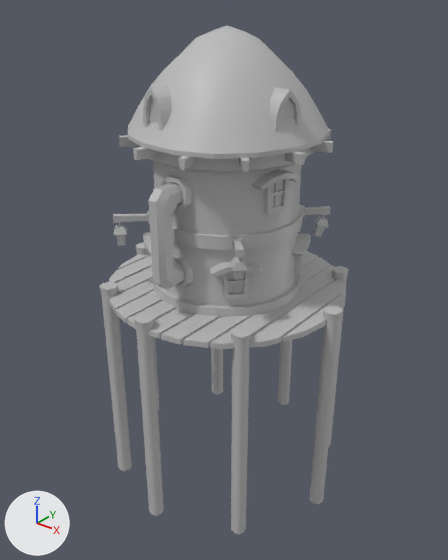
The FBX model Assets/Atlantis/Models/dcr_crew_port_01.fbx, before and after one commit.
Camera for both pictures: a camera (50 mm lens) standing at (0.246, -0.311, 0.197) and looking at (0.0, -0.003, 0.006). Every picture has the same lights, and +X, +Y and +Z are marked at lower left. Both versions are drawn at frame 56 of the action 'Take 001'; the numbers are the values there.
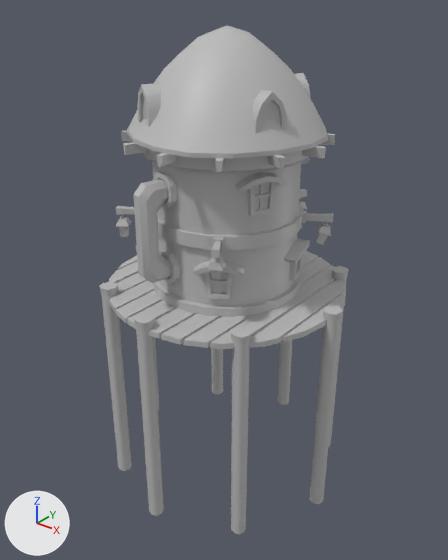
ob_tavern_handle_01_grp is not drawn itself; it is the parent of ob_tavern_handle_support_01, ob_tavern_handle_support_02, ob_tavern_handle_01.
ob_tavern_wall_window_01_grp5 is not drawn itself; it is the parent of ob_pcube174_005, ob_pcube175_005, ob_pcube173_005, ob_pcube172_005.
ob_expandable_lantern_01_grp2 is not drawn itself; it is the parent of ob_lantern_wall_support_01_002, ob_lantern_pole_01_002.
ob_tavern_roof_gloabl_grp is not drawn itself; it is the parent of ob_tavern_roof_support_grp, ob_tavern_roof_support_big_01, ob_tavern_roof_window_02, ob_tavern_roof_01, ob_tavern_roof_window_01, ob_tavern_roof_window_03, ob_tavern_roof_window_04.

The change, as a diff of the scene's bpy script:
```diff
--- a/Assets/Atlantis/Models/dcr_crew_port_01.fbx.py
+++ b/Assets/Atlantis/Models/dcr_crew_port_01.fbx.py
@@ ob_expandable_lantern_01_grp2 @@
 ob_expandable_lantern_01_grp2 = bpy.data.objects.new('expandable_lantern_01_grp2', None)
-ob_expandable_lantern_01_grp2.parent = ob_dcr_crew_port_01_grp
+ob_expandable_lantern_01_grp2.parent = ob_tavern_building_01_grp
 ob_expandable_lantern_01_grp2.location = (0.0, 0.0, 0.0)
@@ ob_tavern_roof_gloabl_grp @@
 ob_tavern_roof_gloabl_grp = bpy.data.objects.new('tavern_roof_gloabl_grp', None)
-ob_tavern_roof_gloabl_grp.parent = ob_dcr_crew_port_01_grp
+ob_tavern_roof_gloabl_grp.parent = ob_tavern_building_01_grp
 ob_tavern_roof_gloabl_grp.location = (0.0, 11.77, 0.0)
@@ ob_tavern_wall_window_01_grp5 @@
 ob_tavern_wall_window_01_grp5 = bpy.data.objects.new('tavern_wall_window_01_grp5', None)
-ob_tavern_wall_window_01_grp5.parent = ob_dcr_crew_port_01_grp
+ob_tavern_wall_window_01_grp5.parent = ob_tavern_building_01_grp
 ob_tavern_wall_window_01_grp5.location = (0.0, -5.398, 0.0)
@@ ob_tavern_handle_01_grp @@
 ob_tavern_handle_01_grp = bpy.data.objects.new('tavern_handle_01_grp', None)
-ob_tavern_handle_01_grp.parent = ob_dcr_crew_port_01_grp
+ob_tavern_handle_01_grp.parent = ob_tavern_building_01_grp
 ob_tavern_handle_01_grp.location = (0.0, 5.496, 7.052)
@@ ob_tavern_building_01_grp @@
+ob_tavern_building_01_grp = bpy.data.objects.new('tavern_building_01_grp', None)
+ob_tavern_building_01_grp.parent = ob_dcr_crew_port_01_grp
+ob_tavern_building_01_grp.location = (0.0, 0.0, 0.0)
+ob_tavern_building_01_grp.rotation_euler = (0.0, -0.216, 0.0)  # degrees (0, -12, 0)
```

Pixel boxes (x1, y1, x2, y2) of what changed, in the pictures (448 x 560 px):
'tavern_roof_01', moved
    before: (128, 25, 330, 159)
    after: (127, 25, 328, 159)
'tavern_handle_01', moved
    before: (148, 182, 185, 289)
    after: (133, 179, 172, 283)
'tavern_roof_support_big_01', moved
    before: (141, 146, 313, 173)
    after: (143, 148, 309, 173)
'tavern_roof_window_02', moved
    before: (270, 87, 301, 132)
    after: (252, 89, 287, 134)
'tavern_roof_window_01', moved
    before: (143, 85, 172, 130)
    after: (137, 83, 162, 127)
'pCube172.005', moved
    before: (223, 272, 250, 299)
    after: (205, 272, 232, 299)
'tavern_handle_support_01', moved
    before: (161, 175, 191, 212)
    after: (152, 172, 177, 208)
'pCube173.005', moved
    before: (210, 261, 262, 277)
    after: (193, 261, 245, 277)
'tavern_handle_support_02', moved
    before: (173, 255, 193, 289)
    after: (159, 250, 180, 284)
'lantern_lamp_01.002', moved
    before: (231, 257, 247, 280)
    after: (208, 257, 224, 280)
'tavern_roof_support_03', moved
    before: (285, 151, 306, 165)
    after: (267, 155, 286, 169)
'tavern_roof_support_09', moved
    before: (178, 156, 195, 170)
    after: (156, 153, 176, 167)
'tavern_roof_support_01', moved
    before: (133, 147, 156, 160)
    after: (123, 142, 146, 155)
'tavern_roof_support_011', moved
    before: (310, 141, 333, 153)
    after: (302, 145, 326, 158)
'lantern_pole_01.002', moved
    before: (233, 241, 244, 258)
    after: (211, 241, 222, 258)
'tavern_roof_support_05', moved
    before: (239, 158, 250, 172)
    after: (215, 158, 224, 172)
'tavern_roof_support_08', moved
    before: (119, 135, 140, 147)
    after: (121, 131, 133, 142)
'tavern_roof_window_03', moved (not visible before)
    after: (295, 73, 311, 99)
'pCube174.005', moved
    before: (228, 279, 245, 284)
    after: (210, 279, 227, 284)
'lantern_wall_support_01.002', moved
    before: (231, 237, 242, 249)
    after: (213, 237, 224, 249)
'tavern_roof_support_07', moved
    before: (325, 129, 331, 140)
    after: (319, 134, 335, 145)
'pCube175.005', moved
    before: (234, 277, 237, 294)
    after: (217, 279, 220, 294)
